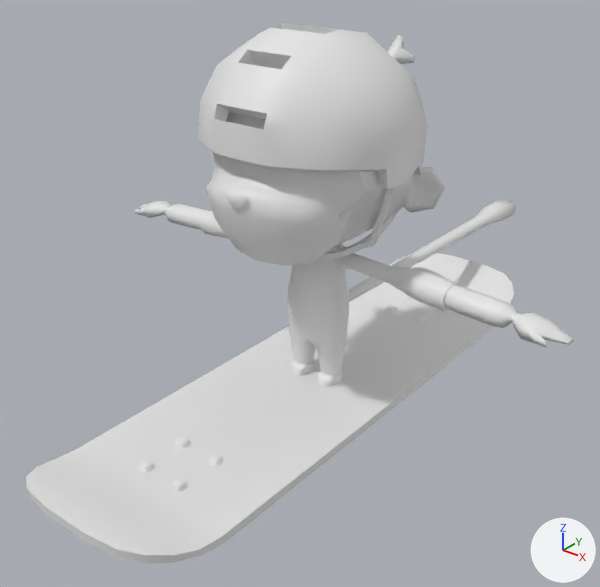
Two versions of the FBX model Assets/3D_Models/Fase_AtravessarARua/Skatista.fbx, one commit apart.
Before and after are seen from a 50 mm camera at (0.895, -1.176, 0.976) aimed at (-0.041, -0.006, 0.25). Lighting does not change. The marker at lower right points along +X, +Y and +Z. The first picture is the older version.

The first picture shows 'CapaceteDeMiquinho', 'Cutuveleira', 'Joelheira', 'MacacoSkatista', 'Skate'.
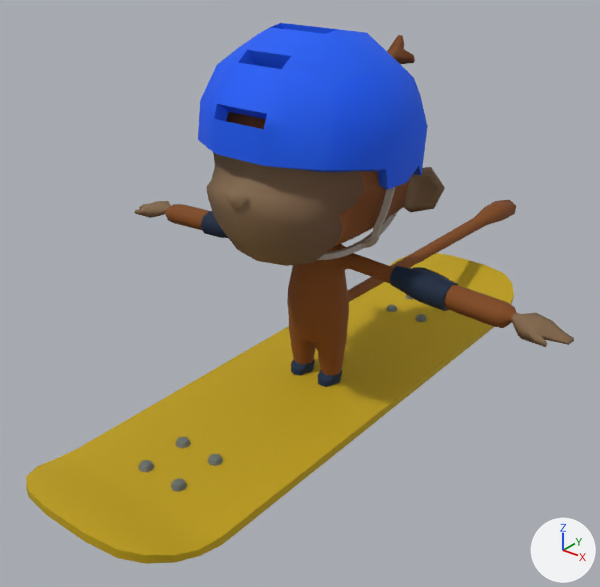
Boxes [x1, y1, x2, y2] around the edits, measured in the pictures (600 x 587 px):
'Skate', recoloured, surface changed (white to yellow): [26, 253, 514, 564] in both
'MacacoSkatista', recoloured, surface changed (white to brown): [134, 35, 574, 376] in both
'CapaceteDeMiquinho', recoloured, surface changed (white to blue): [198, 23, 428, 260] in both
'Cutuveleira', recoloured: [201, 211, 458, 311] in both
'Joelheira', recoloured (white to blue): [291, 359, 342, 387] in both

The change, as a diff of the scene's bpy script:
```diff
--- a/Assets/3D_Models/Fase_AtravessarARua/Skatista.fbx.py
+++ b/Assets/3D_Models/Fase_AtravessarARua/Skatista.fbx.py
@@ img_mapabananaparty_png @@
+img_mapabananaparty_png = load_image('MapaBananaParty.png', '../../Imphenzia/PixPal/Textures/MapaBananaParty.png', 128, 128, 'sRGB')
@@ mat_colormap @@
+mat_colormap = principled_material('ColorMap')
+mat_colormap.texture = img_mapabananaparty_png
+mat_colormap.roughness = 0.8
@@ me_cube_022 @@
 me_cube_022.from_pydata(...)  # 304 vertices, 262 faces; spans x -0.179..0.179, y -0.629..0.629, z 0.059..0.119
 # used by ob_skate; location = (0.0, 0.0, 0.0)
+# me_cube_022 part 1: texture (UV) coordinates of 262 of 262 faces, centred in x -0.179..0.179, y -0.629..0.629, z 0.059..0.119, changed; they spanned u 0.12..0.88, v 0.0..1.0 and now span u 0.07..0.3, v 0.45..0.61
+me_cube_022.materials.append(mat_colormap)  # picture img_mapabananaparty_png
@@ me_cylinder_026 @@
 me_cylinder_026.from_pydata(...)  # 188 vertices, 200 faces; spans x -0.0593..0.0593, y -0.0319..0.0231, z 0.0387..0.0974
+me_cylinder_026.materials.append(mat_colormap)  # picture img_mapabananaparty_png
@@ me_cylinder_024 @@
 me_cylinder_024.from_pydata(...)  # 184 vertices, 196 faces; spans x -0.29..0.29, y -0.03..0.041, z 0.315..0.373
+me_cylinder_024.materials.append(mat_colormap)  # picture img_mapabananaparty_png
@@ me_cube_020 @@
 me_cube_020.from_pydata(...)  # 484 vertices, 491 faces; spans x -0.199..0.198, y -0.214..0.189, z -0.277..0.133
 # used by ob_capacetedemiquinho; location = (0.0, 0.0, 0.637)
+# me_cube_020 part 2: texture (UV) coordinates of 491 of 491 faces, centred in x -0.198..0.196, y -0.214..0.179, z -0.277..0.125, changed; they spanned u 0.0..1.0, v 0.0..1.0 and now span u 0.2..0.69, v 0.13..0.45
+me_cube_020.materials.append(mat_colormap)  # picture img_mapabananaparty_png
@@ me_cylinder_012 @@
 me_cylinder_012.from_pydata(...)  # 941 vertices, 952 faces; spans x -0.508..0.508, y -0.236..0.851, z 0.001..0.737
 # used by ob_macacoskatista; location = (0.0, 0.0, 0.0)
+# me_cylinder_012 part 3: texture (UV) coordinates of 952 of 952 faces, centred in x -0.507..0.507, y -0.234..0.841, z 0.001..0.728, changed; they spanned u 0.0..1.0, v 0.0..1.0 and now span u 0.19..0.24, v 0.33..0.42
+me_cylinder_012.materials.append(mat_colormap)  # picture img_mapabananaparty_png
```
